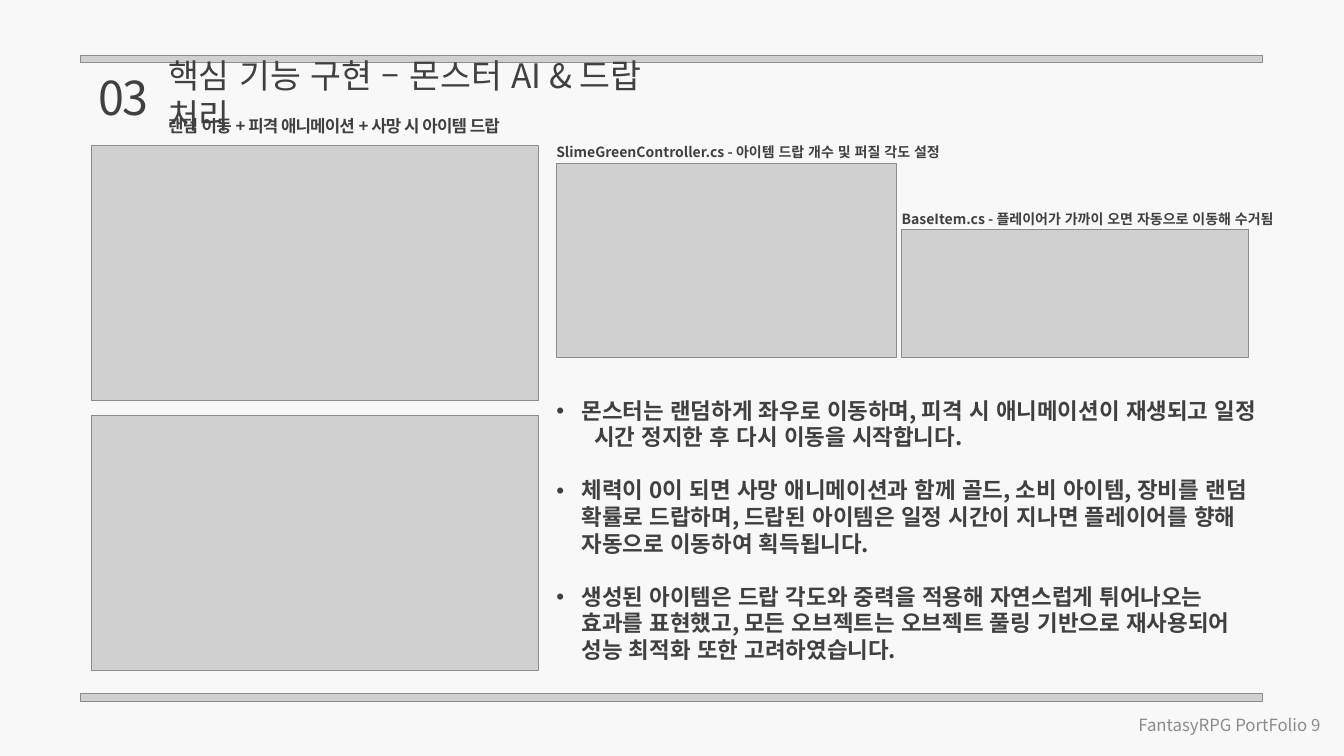
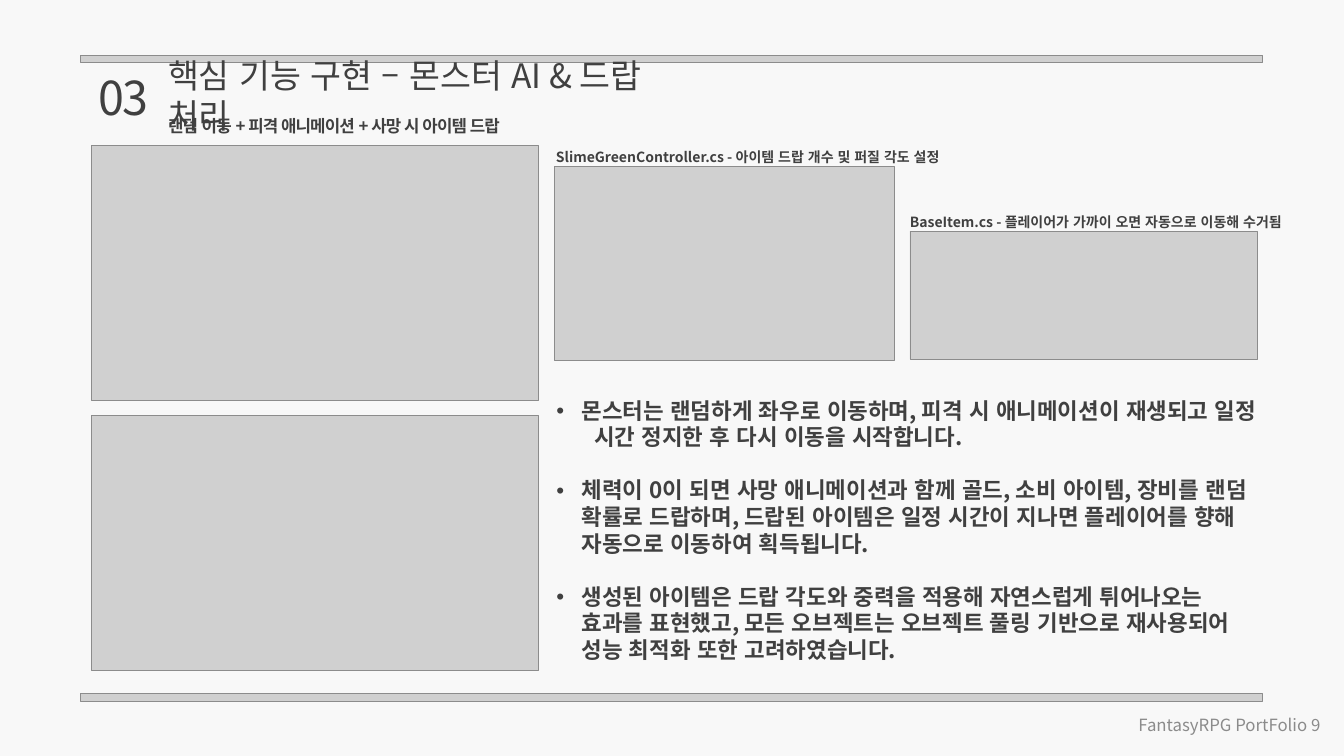
Before and after one commit to xxxuug/FantasyRPG, a slide deck: slide 9 of FantasyRPG.pptx. Drawn at 1344x756 pixels with LibreOffice and Linux fonts; fonts in the diff are those of the drawing; grey boxes stand for pictures. Boxes give left, top, right and bottom in pixels: in the first picture for what was removed or moved away, otherwise in the second. Text is boxed around its words. In the diff, an @@ line names an element or a change of style, - is before the commit and + after.

```diff
--- a/FantasyRPG.pptx
+++ b/FantasyRPG.pptx
@@ text "SlimeGreenController.cs - 아이템 드랍 개수 ...": place and size @@
-text "SlimeGreenController.cs - 아이템 드랍 개수 ..." at [556,145,940,159]
+text "SlimeGreenController.cs - 아이템 드랍 개수 ..." at [556,150,940,164]
@@ picture: place and size @@
-picture at [556,163,896,358]
+picture at [554,167,894,361]
@@ picture: place and size @@
-picture at [902,229,1249,357]
+picture at [910,231,1257,359]
@@ text "BaseItem.cs - 플레이어가 가까이 오면 ...": place and size @@
-text "BaseItem.cs - 플레이어가 가까이 오면 ..." at [902,212,1274,226]
+text "BaseItem.cs - 플레이어가 가까이 오면 ..." at [910,215,1282,229]
```
Also in this commit, not shown: 3 other slides changed.
